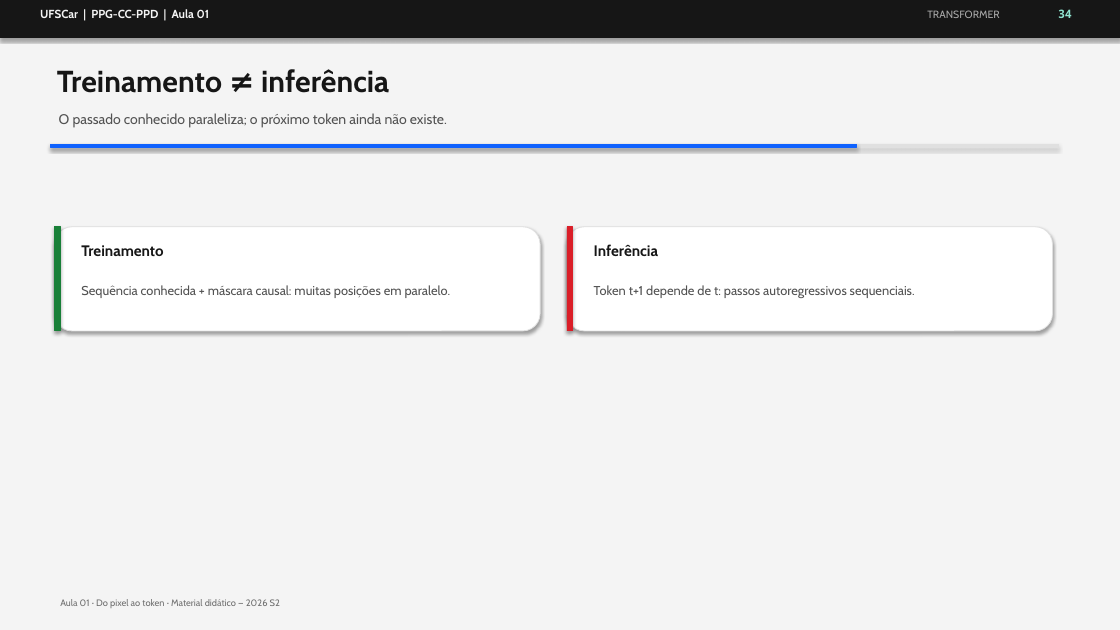
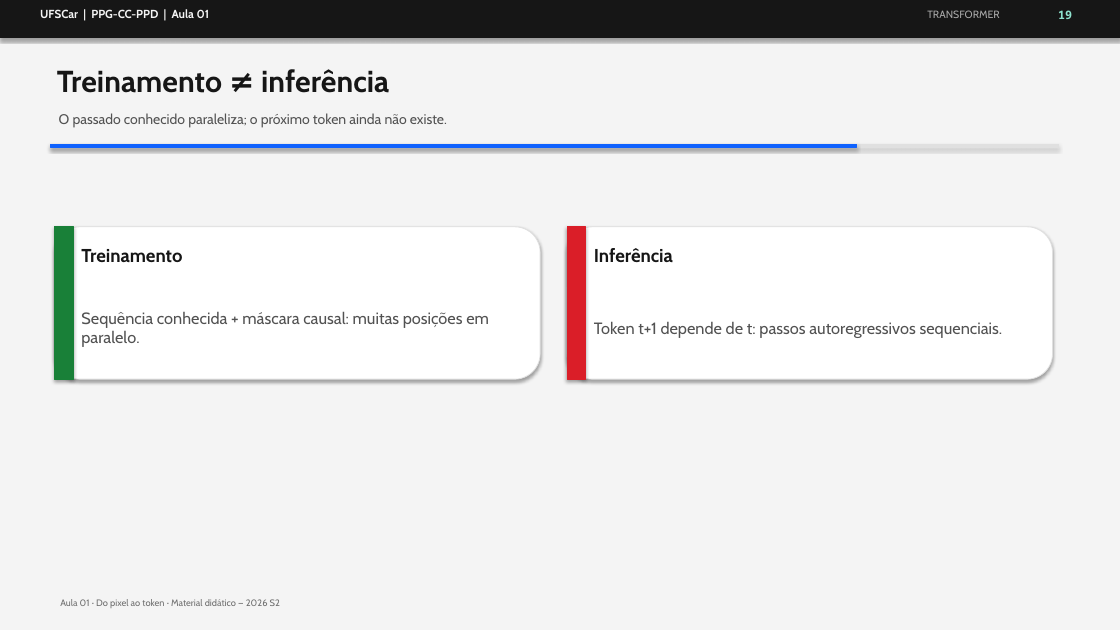
Before and after one commit to M3g4r00t/pescd-ufscar-ppd-2026-s2, a slide deck: slide 20 of content/aula_00_ppd_ufscar.pptx (slide 40 before the commit). Drawn at 1120x630 pixels with LibreOffice and Linux fonts; fonts in the diff are those of the drawing. Boxes give left, top, right and bottom in pixels: in the first picture for what was removed or moved away, otherwise in the second. Text is boxed around its words. In the diff, an @@ line names an element or a change of style, - is before the commit and + after.

```diff
--- a/content/aula_00_ppd_ufscar.pptx
+++ b/content/aula_00_ppd_ufscar.pptx
@@ text removed at box(1058, 9, 1072, 18) @@
-34
@@ text added at box(1058, 10, 1072, 19), 10 pt, text #8FE3CF, bold @@
+19
@@ rounded rectangle: place and size @@
-rounded rectangle at box(55, 227, 540, 331)
+rounded rectangle at box(55, 227, 540, 379)
@@ rectangle: place and size @@
-rectangle at box(55, 227, 60, 331)
+rectangle at box(55, 227, 73, 379)
@@ text "Treinamento" at box(81, 249, 182, 263): size 13 to 16 pt @@
@@ rounded rectangle: place and size @@
-rounded rectangle at box(567, 227, 1053, 331)
+rounded rectangle at box(567, 227, 1053, 379)
@@ rectangle: place and size @@
-rectangle at box(567, 227, 573, 331)
+rectangle at box(567, 227, 586, 379)
@@ text "Inferência" at box(594, 248, 673, 262): size 13 to 16 pt @@
@@ text "Sequência conhecida + máscara causal: ...": place and size @@
-text "Sequência conhecida + máscara causal: ..." at box(81, 285, 451, 298)
+text "Sequência conhecida + máscara causal: ..." at box(81, 311, 489, 347)
@@ text "Sequência conhecida + máscara causal: ..." at box(81, 311, 489, 347): size 11 to 14 pt @@
@@ text "Token t+1 depende de t: ..." at box(594, 321, 1003, 338): size 11 to 14 pt @@
@@ text "Token t+1 depende de t: ...": place and size @@
-text "Token t+1 depende de t: ..." at box(594, 285, 915, 298)
+text "Token t+1 depende de t: ..." at box(594, 321, 1003, 338)
```
Also in this commit, not shown: 13 other slides changed, 9 slides added, 24 slides removed, 5 other files.
